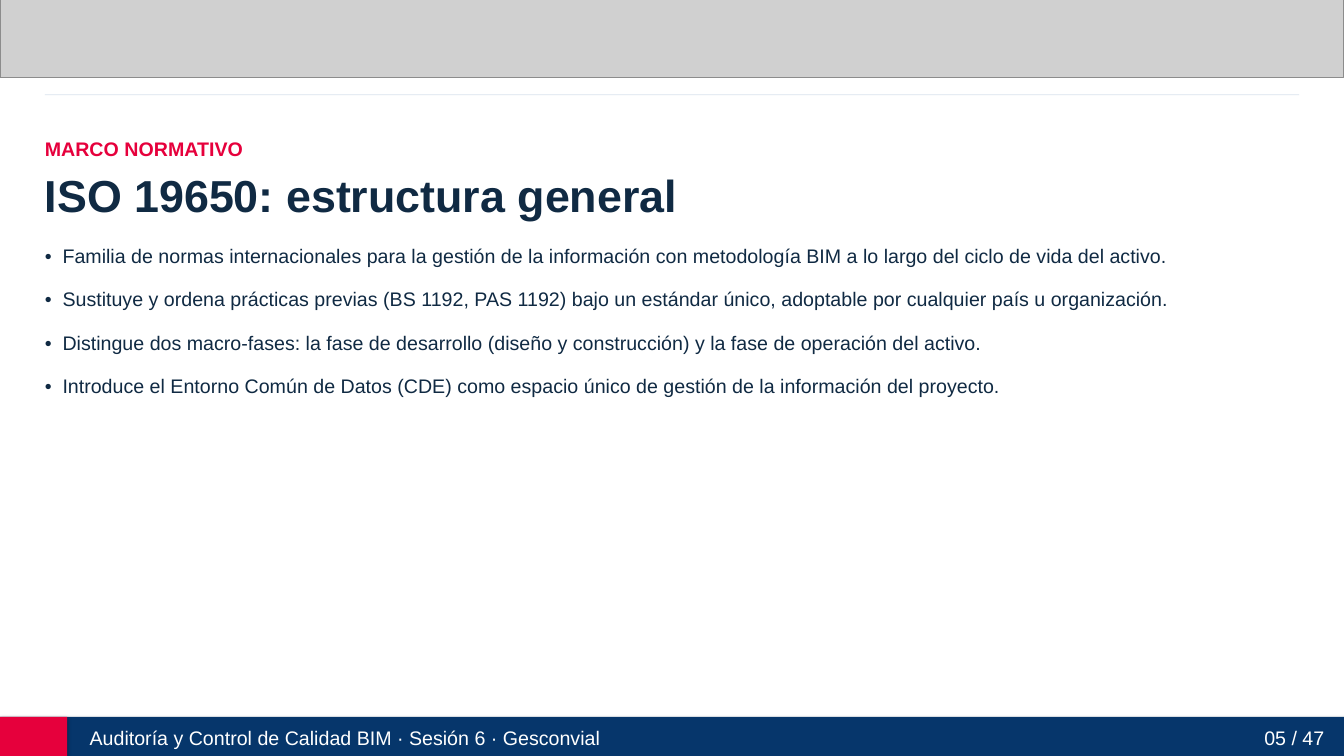
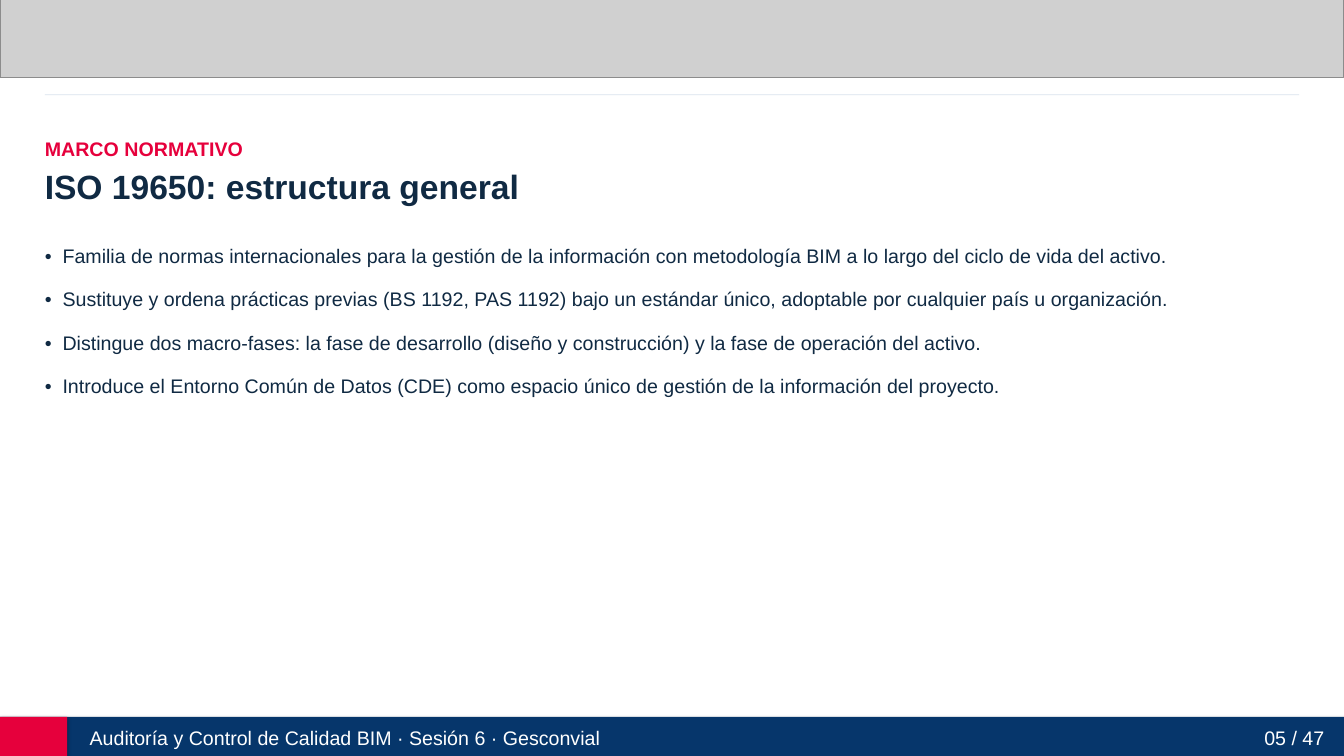
Before and after one commit to manuelzv150-art/auditoria-control-calidad-bim-gesconvial, a slide deck: slide 5 of Auditoria_y_Control_de_Calidad_BIM_Gesconvial_Sesion6.pptx. Drawn at 1344x756 pixels with LibreOffice and Linux fonts; fonts in the diff are those of the drawing; grey boxes stand for pictures. Boxes give left, top, right and bottom in pixels: in the first picture for what was removed or moved away, otherwise in the second. Text is boxed around its words. In the diff, an @@ line names an element or a change of style, - is before the commit and + after.

```diff
--- a/Auditoria_y_Control_de_Calidad_BIM_Gesconvial_Sesion6.pptx
+++ b/Auditoria_y_Control_de_Calidad_BIM_Gesconvial_Sesion6.pptx
@@ text "ISO 19650: estructura general" at bbox=[45, 174, 518, 206]: size 32 to 24 pt @@
```
Also in this commit, not shown: 38 other slides changed, 39 other files.
